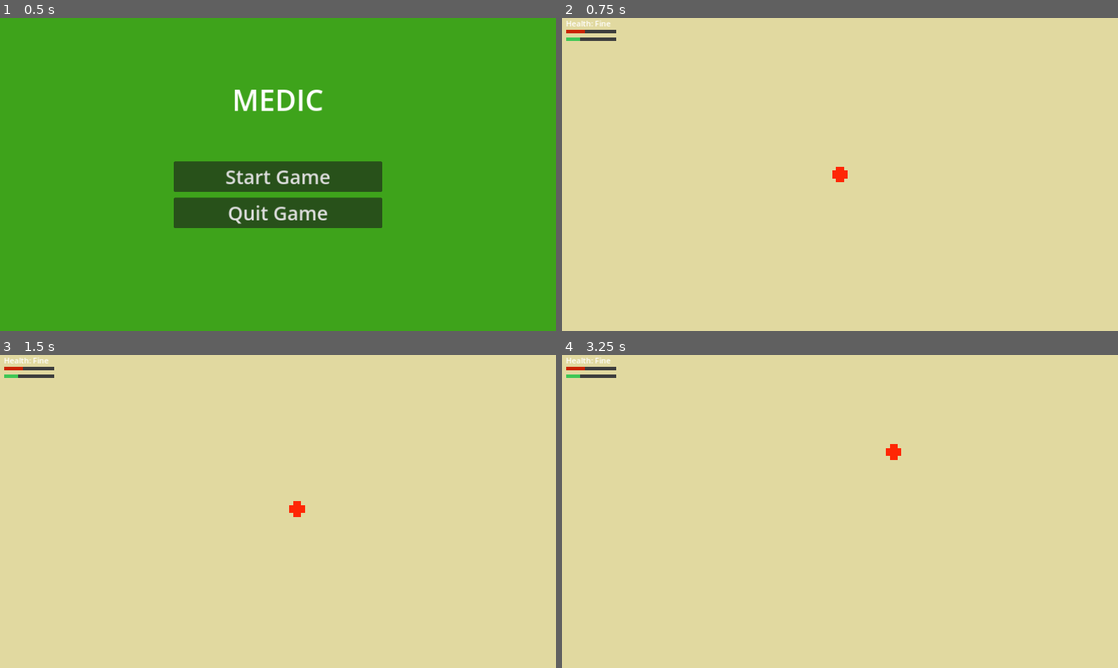
Above: before the commit, frames 1-4 (two rows, left to right).
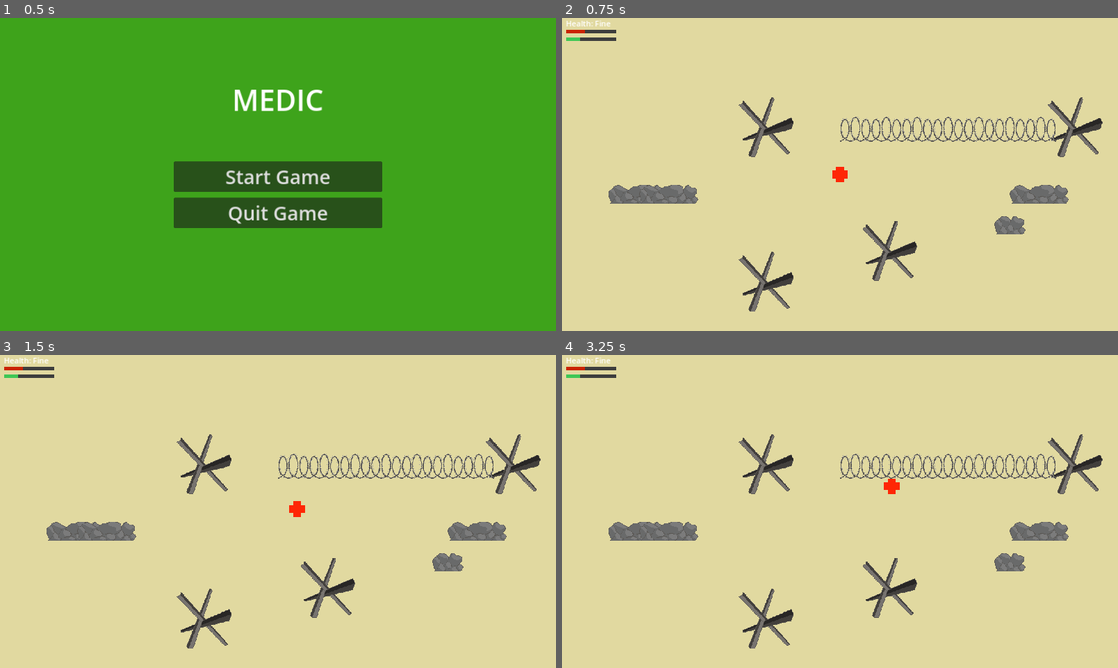
Above: after the commit, the same moments.

Repository: babeszino/medic_ww2
Game: Godot game, scene res://main.tscn
Two runs of this game, one before a commit and one after it. Both use one fixed random seed, a clock stepped at 60 frames per second and the inputs below.
Inputs (mouse positions are in pixels of both pictures, inside the frame that each line leads up to):
- Up to frame 1 (0.5 s): no input
- Up to frame 2 (0.75 s): click "Start Game" at 0.5 s
- Up to frame 3 (1.5 s): tap Enter at 1.25 s; move the mouse to (400, 495) at 1.27 s; right-click (400, 495) at 1.35 s; click (400, 495) at 1.42 s
- Up to frame 4 (3.25 s): move the mouse to (728, 527) at 2.02 s; tap B (bone_health) at 2.1 s; click (728, 527) at 2.17 s; right-click (728, 527) at 2.3 s; move the mouse to (895, 442) at 2.77 s; right-click (895, 442) at 2.85 s; click (895, 442) at 2.92 s

Frame 1 is identical in both runs. In frame 2, 4.8% of the frame differs, in the area x 8-98%, y 25-94%; in frame 3, 4.8%; in frame 4, 5.0%.

Commit message:
tileMap?

Diff:
--- a/game_1.tscn
+++ b/game_1.tscn
@@ -1,8 +1,36 @@
-[gd_scene load_steps=4 format=3 uid="uid://doa48rstscb4q"]
+[gd_scene load_steps=7 format=3 uid="uid://doa48rstscb4q"]
 
 [ext_resource type="Script" path="res://game_1.gd" id="1_tb5wa"]
 [ext_resource type="PackedScene" uid="uid://bwmmg4lym6xfm" path="res://pause_menu.tscn" id="2_tnwf0"]
+[ext_resource type="Texture2D" uid="uid://d2c5m81kbhli8" path="res://art/map/medic_tilemap.png" id="2_vd8sy"]
 [ext_resource type="PackedScene" uid="uid://rlblu6uymd8" path="res://gui.tscn" id="3_s8qtb"]
+
+[sub_resource type="TileSetAtlasSource" id="TileSetAtlasSource_4ifmi"]
+texture = ExtResource("2_vd8sy")
+texture_region_size = Vector2i(64, 64)
+1:0/0 = 0
+1:0/0/physics_layer_0/linear_velocity = Vector2(0, 0)
+1:0/0/physics_layer_0/angular_velocity = 0.0
+1:0/0/physics_layer_0/polygon_0/points = PackedVector2Array(-32, 32, 32, 32, 32, 16, -32, 16)
+0:0/0 = 0
+0:0/0/physics_layer_0/linear_velocity = Vector2(0, 0)
+0:0/0/physics_layer_0/angular_velocity = 0.0
+0:0/0/physics_layer_0/polygon_0/points = PackedVector2Array(-32, 12, -32, 32, 32, 32, 32, 12)
+0:1/size_in_atlas = Vector2i(2, 1)
+0:1/0 = 0
+0:1/0/physics_layer_0/linear_velocity = Vector2(0, 0)
+0:1/0/physics_layer_0/angular_velocity = 0.0
+0:1/0/physics_layer_0/polygon_0/points = PackedVector2Array(60, 32, 60, 20, 60, 12, -4, 12, -64, 12, -64, 32, -64, 32, 20, 32)
+2:0/size_in_atlas = Vector2i(2, 2)
+2:0/0 = 0
+2:0/0/physics_layer_0/linear_velocity = Vector2(0, 0)
+2:0/0/physics_layer_0/angular_velocity = 0.0
+2:0/0/physics_layer_0/polygon_0/points = PackedVector2Array(72, 64, 24, 0, -12, 0, -44, 24, -44, 64)
+
+[sub_resource type="TileSet" id="TileSet_plxby"]
+tile_size = Vector2i(64, 64)
+physics_layer_0/collision_layer = 1
+sources/0 = SubResource("TileSetAtlasSource_4ifmi")
 
 [node name="Game1" type="Node2D"]
 script = ExtResource("1_tb5wa")
@@ -17,7 +45,16 @@
 [node name="Marker2D" type="Marker2D" parent="."]
 position = Vector2(1040, 568)
 
+[node name="MapElements" type="CanvasLayer" parent="."]
+
+[node name="TileMap" type="TileMap" parent="MapElements"]
+texture_filter = 1
+tile_set = SubResource("TileSet_plxby")
+format = 2
+layer_0/tile_data = PackedInt32Array(458762, 131072, 0, 524294, 131072, 0, 196617, 65536, 0, 196618, 65536, 0, 196619, 65536, 0, 196620, 65536, 0, 196621, 65536, 0, 196622, 65536, 0, 196623, 65536, 0, 196624, 131072, 0, 327682, 0, 1, 327683, 0, 1, 393230, 0, 0, 327695, 0, 1, 196614, 131072, 0)
+
 [node name="GameUI" type="CanvasLayer" parent="."]
+layer = 2
 
 [node name="GUI" parent="GameUI" instance=ExtResource("3_s8qtb")]
 
--- a/medic.gd
+++ b/medic.gd
@@ -25,7 +25,7 @@
 		direction = target_position - position
 
 	position += direction * delta
-
+	move_and_slide()
 
 func start(pos):
 	position = pos
@@ -36,6 +36,7 @@
 	if event is InputEventMouseButton and event.is_action("go_to"):
 		target_position = event.position
 		movement = !movement
+		print(movement)
 
 	#Movement change:
 	if event is InputEventMouseMotion and movement:
Binary file added: art/map/medic_tilemap.png
Not shown, added: art/map/medic_tilemap.png.import
Not shown, added: med3E9D.tmp
